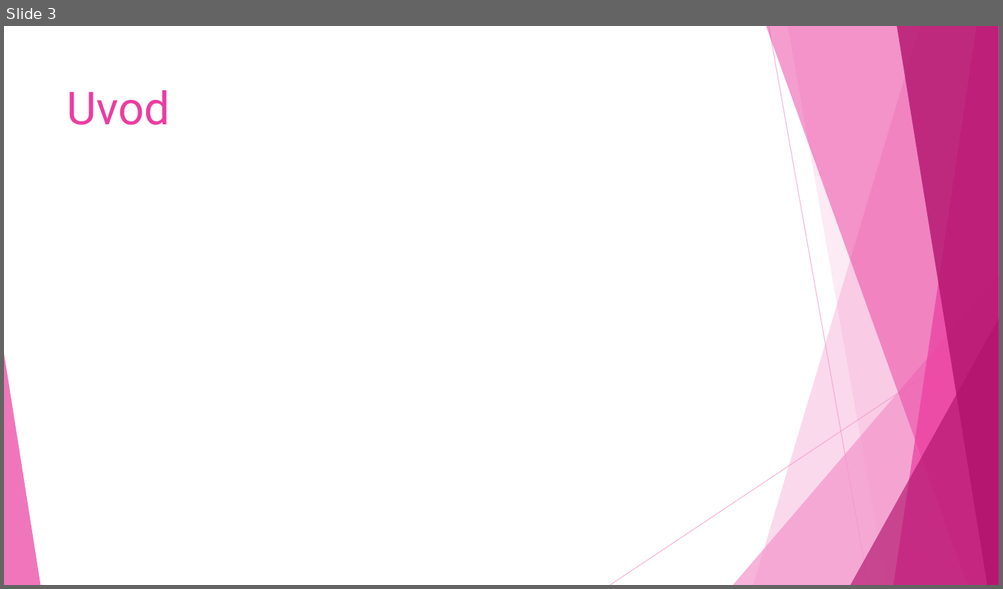
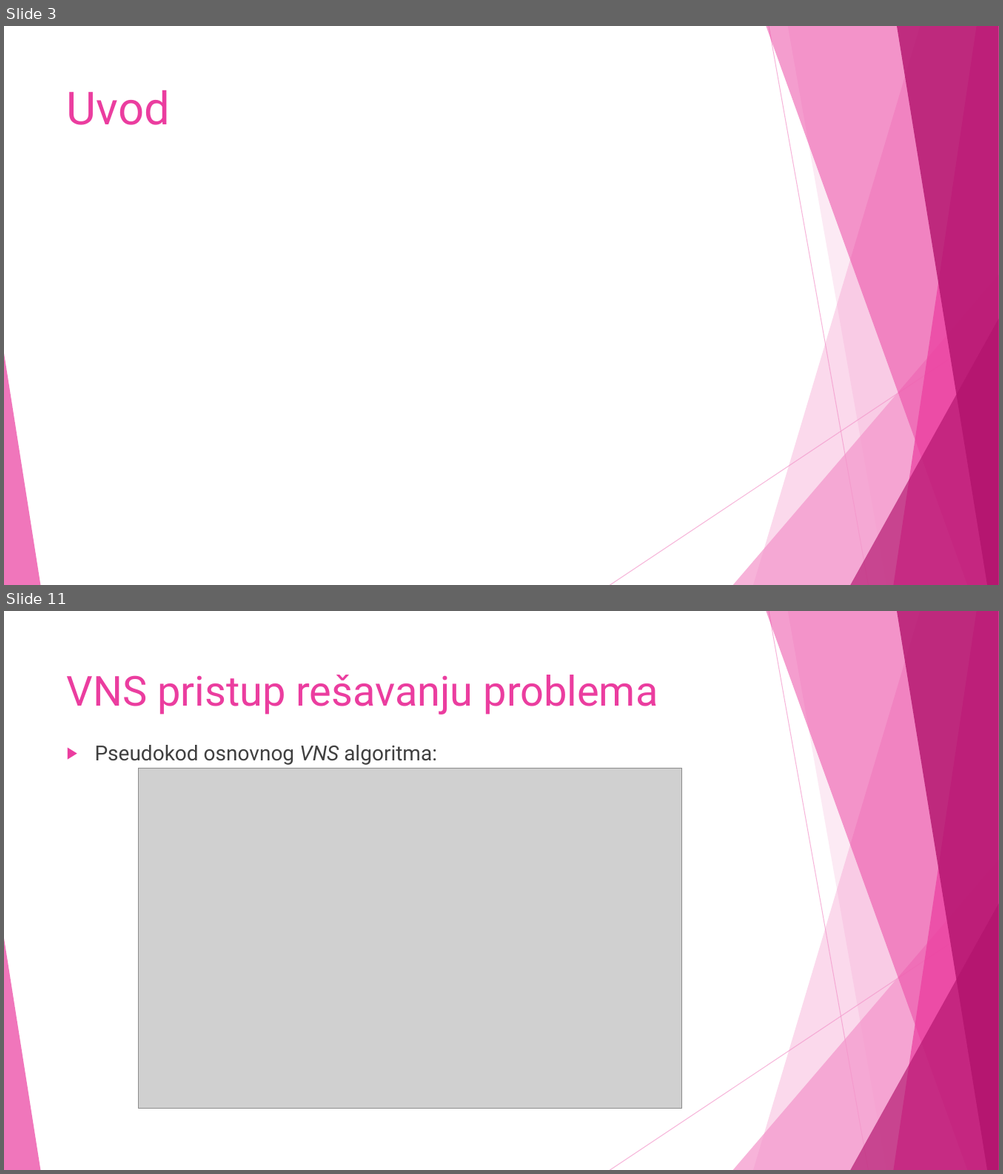
Before and after one commit to NevenaaNikolic/Bandwidth-minimization-problem, a slide deck: Presentation/BMP.ppsx. Shown one above the other, each under a label of ours: slide 3 before the commit, slides 3 and 11 after it; the slides between them are not shown. The pictures are 1003x589 and 1003x1174 pixels, drawn with LibreOffice and Linux fonts; fonts in the diff are those of the drawing; grey boxes stand for pictures. Boxes give left, top, right and bottom in pixels: in the first picture for what was removed or moved away, otherwise in the second. Text is boxed around its words. In the diff, an @@ line names an element or a change of style, - is before the commit and + after.

```diff
--- a/Presentation/BMP.ppsx
+++ b/Presentation/BMP.ppsx
@@ slide 11 added at (x1=4, y1=611, x2=999, y2=1170), background #FFFFFF; not listed: 10 template elements that a slide beside it also shows @@
@@ title added at (x1=67, y1=675, x2=658, y2=715), 40 pt, text #EB3D9F @@
+VNS pristup rešavanju problema
@@ text added at (x1=95, y1=745, x2=437, y2=765), 20 pt, text #404040 @@
+▶ Pseudokod osnovnog VNS algoritma:
@@ picture added at (x1=138, y1=769, x2=681, y2=1109) @@
```
Also in this commit, not shown: 8 other slides added.
